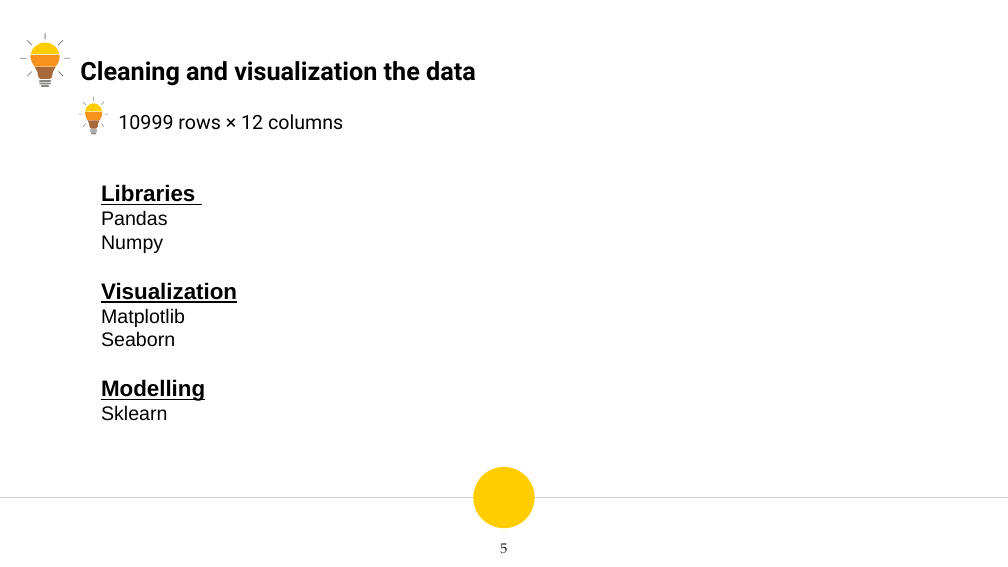
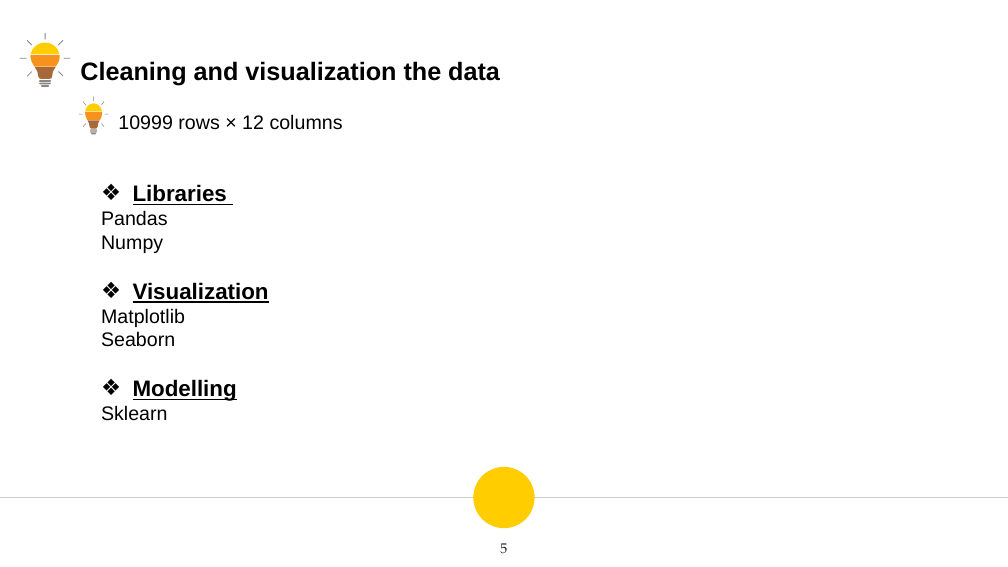
Before and after one commit to Meshari16/project, a slide deck: slide 5 of mainproject.pptx. Drawn at 1008x567 pixels with LibreOffice and Linux fonts; fonts in the diff are those of the drawing. Boxes give left, top, right and bottom in pixels: in the first picture for what was removed or moved away, otherwise in the second. Text is boxed around its words. In the diff, an @@ line names an element or a change of style, - is before the commit and + after.

```diff
--- a/mainproject.pptx
+++ b/mainproject.pptx
@@ text "Cleaning and visualization the data" at (80, 61, 500, 86): font Roboto to Arial @@
@@ text "10999 rows × 12 columns" at (118, 114, 343, 130): font Roboto to Arial @@
@@ text at (133, 184, 269, 401): bullet none to ❖ @@
```
Also in this commit, not shown: 7 other slides changed.
